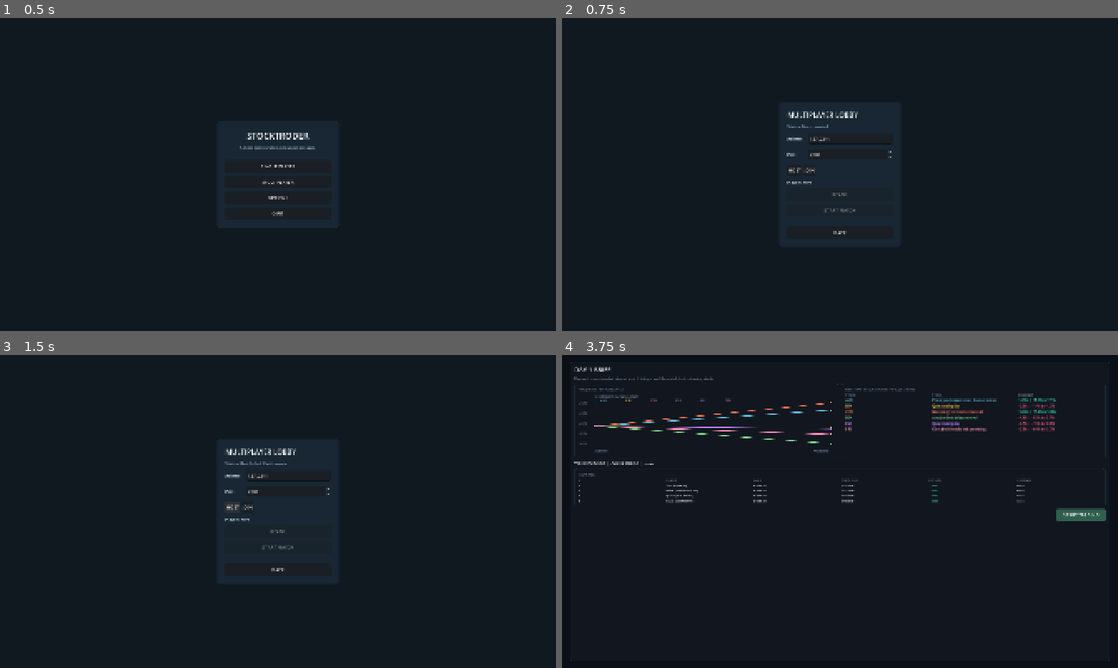
Above: before the commit, frames 1-4 (two rows, left to right).
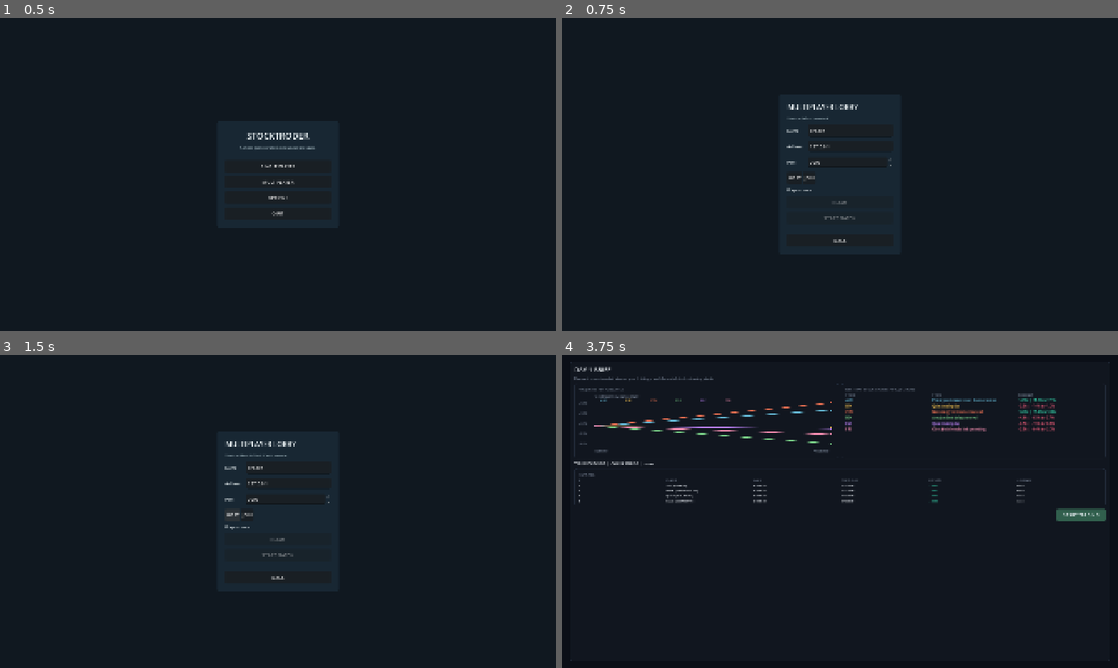
Above: after the commit, the same moments.

Repository: hardcoregandhi/stock-troder
Game: Godot game, scene res://scenes/main.tscn
Two runs of this game, one before a commit and one after it. Both use one fixed random seed, a clock stepped at 60 frames per second and the inputs below.
Inputs:
- Up to frame 1 (0.5 s): no input
- Up to frame 2 (0.75 s): click "MULTIPLAYER" at 0.5 s
- Up to frame 3 (1.5 s): click "HOST" at 1.25 s
- Up to frame 4 (3.75 s): click "JOIN" at 2 s; click "BACK" at 2.75 s; click "SINGLE PLAYER" at 3.5 s

Frame 1 is identical in both runs. In frame 2, 0.9% of the frame differs, in the area x 40-60%, y 27-72%; in frame 3, 0.9%; in frame 4, nothing differs.

Commit message:
Add custom multiplayer player names

Diff:
--- a/scripts/application/network_lobby.gd
+++ b/scripts/application/network_lobby.gd
@@ -3,6 +3,8 @@
 
 const DEFAULT_PORT := 7000
 const MAX_PLAYERS := 4
+const MAX_PLAYER_NAME_LENGTH := 20
+const DEFAULT_PLAYER_NAME := "Trader"
 
 signal status_changed(status: String)
 signal players_changed(players: Array[Dictionary])
@@ -16,6 +18,7 @@
 var is_host := false
 var connection_state := "Disconnected"
 var local_ready := false
+var local_player_name := DEFAULT_PLAYER_NAME
 var players: Dictionary[int, Dictionary] = {}
 var _peer: ENetMultiplayerPeer
 var match_active := false
@@ -28,6 +31,10 @@
 	multiplayer.connected_to_server.connect(_on_connected_to_server)
 	multiplayer.connection_failed.connect(_on_connection_failed)
 	multiplayer.server_disconnected.connect(_on_server_disconnected)
+
+func set_player_name(player_name: String) -> void:
+	var normalized_name := player_name.strip_edges().left(MAX_PLAYER_NAME_LENGTH)
+	local_player_name = DEFAULT_PLAYER_NAME if normalized_name.is_empty() else normalized_name
 
 func host(port: int) -> bool:
 	_disconnect(false)
@@ -42,7 +49,7 @@
 	is_host = true
 	local_ready = true
 	connection_state = "Connected as host"
-	players = {1: {"id": 1, "name": "Host", "ready": true}}
+	players = {1: {"id": 1, "name": local_player_name, "ready": true}}
 	_log_network("host listening port=%d capacity=%d" % [port, MAX_PLAYERS])
 	status_changed.emit(connection_state)
 	players_changed.emit(player_list())
@@ -80,8 +87,8 @@
 		players[1]["ready"] = ready_value
 		_broadcast_players()
 	else:
-		_submit_ready.rpc_id(1, ready_value)
-		players[multiplayer.get_unique_id()] = {"id": multiplayer.get_unique_id(), "name": "Player %d" % multiplayer.get_unique_id(), "ready": ready}
+		_submit_ready.rpc_id(1, ready_value, local_player_name)
+		players[multiplayer.get_unique_id()] = {"id": multiplayer.get_unique_id(), "name": local_player_name, "ready": ready}
 	players_changed.emit(player_list())
 
 func request_start_match() -> void:
@@ -163,15 +170,27 @@
 	for player in players.values():
 		result.append(player.duplicate())
 	result.sort_custom(func(left: Dictionary, right: Dictionary) -> bool: return int(left["id"]) < int(right["id"]))
+	for index in result.size():
+		if str(result[index].get("name", "")).strip_edges().is_empty():
+			result[index]["name"] = "Player %d" % (index + 1)
 	return result
 
+func player_display_name(peer_id: int) -> String:
+	for player in player_list():
+		if int(player["id"]) == peer_id:
+			return str(player["name"])
+	return "Player"
+
 @rpc("any_peer", "reliable")
-func _submit_ready(ready_value: bool) -> void:
+func _submit_ready(ready_value: bool, player_name: String) -> void:
 	if not is_host or not multiplayer.is_server():
 		_log_network("remote readiness rejected: receiver is not host")
 		return
 	var peer_id := multiplayer.get_remote_sender_id()
-	players[peer_id] = {"id": peer_id, "name": "Player %d" % peer_id, "ready": ready_value}
+	var normalized_name := player_name.strip_edges().left(MAX_PLAYER_NAME_LENGTH)
+	if normalized_name.is_empty():
+		normalized_name = player_display_name(peer_id)
+	players[peer_id] = {"id": peer_id, "name": normalized_name, "ready": ready_value}
 	_log_network("player readiness changed player=%d ready=%s" % [peer_id, str(ready_value).to_lower()])
 	_broadcast_players()
 
@@ -207,15 +226,15 @@
 	connection_state = "Connected"
 	_log_network("connected to host player=%d" % multiplayer.get_unique_id())
 	_set_status(connection_state)
-	players[multiplayer.get_unique_id()] = {"id": multiplayer.get_unique_id(), "name": "Player %d" % multiplayer.get_unique_id(), "ready": local_ready}
-	_submit_ready.rpc_id(1, local_ready)
+	players[multiplayer.get_unique_id()] = {"id": multiplayer.get_unique_id(), "name": local_player_name, "ready": local_ready}
+	_submit_ready.rpc_id(1, local_ready, local_player_name)
 	players_changed.emit(player_list())
 
 func _on_peer_connected(peer_id: int) -> void:
 	if not is_host:
 		return
 	_log_network("peer connected player=%d" % peer_id)
-	players[peer_id] = {"id": peer_id, "name": "Player %d" % peer_id, "ready": false}
+	players[peer_id] = {"id": peer_id, "name": "", "ready": false}
 	_broadcast_players()
 
 func _on_peer_disconnected(peer_id: int) -> void:
--- a/scripts/application/trading_session.gd
+++ b/scripts/application/trading_session.gd
@@ -158,7 +158,7 @@
 		return
 	network_player_states.erase(peer_id)
 	network_ready_players.erase(peer_id)
-	network_status_changed.emit("Player %d disconnected. Match continues." % peer_id)
+	network_status_changed.emit("A player disconnected. Match continues.")
 	if game_state == null or not _all_network_players_ready():
 		return
 	if game_state.phase == GameState.Phase.DEBRIEF:
@@ -417,7 +417,7 @@
 		network_trading_ready_total = network_ready_players.size()
 		network_local_trading_ready = bool(network_ready_players.get(network_local_player_id, false))
 		network_readiness_changed.emit(network_trading_ready_count, network_trading_ready_total, network_local_trading_ready)
-		network_rankings = _network_rankings(int(player_id))
+		network_rankings = _network_rankings()
 		var market_snapshot := _network_market_snapshot()
 		market_snapshot["completed_rounds"] = network_completed_rounds.get(player_id, completed_rounds).duplicate(true)
 		market_snapshot["network_local_ready"] = bool(network_ready_players.get(player_id, false))
@@ -486,7 +486,7 @@
 		continue_to_next_day()
 	else:
 		_publish_network_state()
-		network_lobby.send_match_event({"type": "status", "message": "Player %d is ready. Waiting for the rest." % player_id})
+		network_lobby.send_match_event({"type": "status", "message": "%s is ready. Waiting for the rest." % network_player_display_name(player_id)})
 
 func _mark_network_player_ready_for_trading(player_id: int) -> void:
 	if game_state == null or game_state.phase != GameState.Phase.BRIEF:
@@ -496,7 +496,7 @@
 		start_trading_round()
 	else:
 		_publish_network_state()
-		network_lobby.send_match_event({"type": "status", "message": "Player %d is ready to trade. Waiting for the rest." % player_id})
+		network_lobby.send_match_event({"type": "status", "message": "%s is ready to trade. Waiting for the rest." % network_player_display_name(player_id)})
 
 func _network_ready_count() -> int:
 	var ready_count := 0
@@ -653,18 +653,16 @@
 		"cost_pence": 0,
 	}
 
-func _network_rankings(viewer_player_id: int = -1) -> Array[Dictionary]:
+func _network_rankings() -> Array[Dictionary]:
 	var rankings: Array[Dictionary] = []
 	var states: Dictionary = network_player_states if network_mode and network_is_host else {network_local_player_id: game_state}
-	var ranking_viewer_id := network_local_player_id if viewer_player_id < 0 else viewer_player_id
 	if not network_mode:
 		for player_id in computer_player_states:
 			states[player_id] = computer_player_states[player_id]
 	for player_id in states:
 		var player_state: GameState = states[player_id]
 		var is_local_player := int(player_id) == network_local_player_id
-		var is_viewer := int(player_id) == ranking_viewer_id
-		var display_name := "You" if is_viewer else "PLAYER %d" % int(player_id) if network_mode else _computer_name(int(player_id))
+		var display_name := network_player_display_name(int(player_id)) if network_mode else "You" if is_local_player else _computer_name(int(player_id))
 		var risk_profile := "HUMAN" if network_mode or is_local_player else _computer_profile(int(player_id))
 		rankings.append({
 			"player_id": int(player_id),
@@ -677,6 +675,14 @@
 		})
 	rankings.sort_custom(func(left: Dictionary, right: Dictionary) -> bool: return int(left["return_pence"]) > int(right["return_pence"]))
 	return rankings
+
+func network_player_display_name(player_id: int) -> String:
+	if network_lobby != null:
+		return network_lobby.player_display_name(player_id)
+	var player_ids: Array = network_player_states.keys()
+	player_ids.sort()
+	var player_number := player_ids.find(player_id) + 1
+	return "Player %d" % player_number if player_number > 0 else "Player"
 
 func _computer_name(player_id: int) -> String:
 	for player in computer_players:
--- a/scripts/presentation/main_menu.gd
+++ b/scripts/presentation/main_menu.gd
@@ -10,6 +10,7 @@
 
 var content: VBoxContainer
 var network_lobby
+var player_name_input: LineEdit
 var address_input: LineEdit
 var port_input: SpinBox
 var lobby_status: Label
@@ -66,6 +67,22 @@
 	content.add_child(_label("MULTIPLAYER LOBBY", 24, TEXT))
 	lobby_status = _label("Disconnected", 14, MUTED)
 	content.add_child(lobby_status)
+	var name_row := HBoxContainer.new()
+	name_row.custom_minimum_size.y = 42
+	name_row.size_flags_vertical = Control.SIZE_SHRINK_CENTER
+	var name_label := _label("Name", 13, TEXT)
+	name_label.custom_minimum_size.x = 70
+	name_label.vertical_alignment = VERTICAL_ALIGNMENT_CENTER
+	name_row.add_child(name_label)
+	player_name_input = LineEdit.new()
+	player_name_input.text = network_lobby.local_player_name
+	player_name_input.placeholder_text = "Your name"
+	player_name_input.max_length = 20
+	player_name_input.size_flags_horizontal = Control.SIZE_EXPAND_FILL
+	player_name_input.custom_minimum_size.y = 36
+	player_name_input.text_changed.connect(network_lobby.set_player_name)
+	name_row.add_child(player_name_input)
+	content.add_child(name_row)
 	var address_row := HBoxContainer.new()
 	address_row.custom_minimum_size.y = 42
 	address_row.size_flags_vertical = Control.SIZE_SHRINK_CENTER
@@ -117,10 +134,12 @@
 
 func _on_host() -> void:
 	_log_menu("action=host_requested")
+	network_lobby.set_player_name(player_name_input.text)
 	network_lobby.host(int(port_input.value))
 
 func _on_join() -> void:
 	_log_menu("action=join_requested")
+	network_lobby.set_player_name(player_name_input.text)
 	network_lobby.join(address_input.text, int(port_input.value))
 
 func _on_ready_pressed() -> void:
@@ -146,6 +165,8 @@
 		return
 	lobby_status.text = "Status: %s" % status
 	var connected: bool = network_lobby.is_lobby_connected()
+	if player_name_input != null:
+		player_name_input.editable = not connected
 	ready_button.disabled = not connected
 	ready_button.text = "READY" if not network_lobby.local_ready else "READY (ON)"
 	start_match_button.disabled = not network_lobby.is_host or not connected
--- a/scripts/presentation/trading_dashboard.gd
+++ b/scripts/presentation/trading_dashboard.gd
@@ -501,7 +501,7 @@
 	news_history.append({
 		"day": session.game_state.current_day,
 		"symbol": symbol,
-		"text": "PLAYER %d: %s" % [player_id, text],
+		"text": "%s: %s" % [session.network_player_display_name(player_id), text],
 		"resolved": false,
 		"change": 0.0,
 		"source": "NETWORK %s" % action,
@@ -1329,7 +1329,7 @@
 	content.add_child(_label("RUN COMPLETE", 24, TEXT))
 	var winner_id := int(summary.get("victory_player_id", 0))
 	if winner_id > 0:
-		content.add_child(_label("MILLIONAIRE VICTORY: PLAYER %d" % winner_id, 15, POSITIVE))
+		content.add_child(_label("MILLIONAIRE VICTORY: %s" % session.network_player_display_name(winner_id), 15, POSITIVE))
 	content.add_child(_label("Starting cash: %s" % _format_pence(int(summary["starting_cash_pence"])), 14, TEXT))
 	content.add_child(_label("Final cash: %s" % _format_pence(int(summary["final_cash_pence"])), 16, TEXT))
 	var profit := int(summary["profit_loss_pence"])
--- a/tests/network_peer.gd
+++ b/tests/network_peer.gd
@@ -4,6 +4,7 @@
 const TRADING_SESSION = preload("res://scripts/application/trading_session.gd")
 
 var role := ""
+var player_name := ""
 var port := 7000
 var run_seed := 42_4242
 var total_days := 3
@@ -39,6 +40,8 @@
 	for argument in OS.get_cmdline_user_args():
 		if argument.begins_with("--role="):
 			role = argument.trim_prefix("--role=")
+		elif argument.begins_with("--name="):
+			player_name = argument.trim_prefix("--name=")
 		elif argument.begins_with("--port="):
 			port = int(argument.trim_prefix("--port="))
 		elif argument.begins_with("--seed="):
@@ -66,6 +69,7 @@
 	lobby.match_started.connect(_on_match_started)
 	lobby.match_state_received.connect(_on_match_state_received)
 	lobby.match_event_received.connect(_on_match_event_received)
+	lobby.set_player_name(player_name if not player_name.is_empty() else "Harness Player")
 	if role == "host":
 		if not lobby.host(port):
 			_finish(false, "Host could not bind port %d." % port)
@@ -169,6 +173,11 @@
 		"stage": _stage(),
 		"pid": OS.get_process_id(),
 	}
+	if lobby != null:
+		var player_names: Array[String] = []
+		for player in lobby.player_list():
+			player_names.append(str(player.get("name", "")))
+		report["player_names"] = player_names
 	if session != null and session.game_state != null:
 		report["phase"] = GameState.Phase.keys()[session.game_state.phase]
 		report["day"] = session.game_state.current_day
--- a/tests/test_network_match.gd
+++ b/tests/test_network_match.gd
@@ -3,6 +3,7 @@
 
 const TRADING_SESSION = preload("res://scripts/application/trading_session.gd")
 const GAME_STATE = preload("res://scripts/simulation/game_state.gd")
+const NETWORK_LOBBY = preload("res://scripts/application/network_lobby.gd")
 
 func suite_name() -> String:
 	return "network_match"
@@ -194,17 +195,32 @@
 	remote_state.phase = GAME_STATE.Phase.COMPLETE
 	remote_state.cash_pence = 120_000
 	session.network_player_states = {1: session.game_state, 2: remote_state}
+	var lobby := NETWORK_LOBBY.new()
+	track(lobby)
+	lobby.players = {
+		1: {"id": 1, "name": "Morgan", "ready": true},
+		2: {"id": 2, "name": "Riley", "ready": true},
+	}
+	session.network_lobby = lobby
 	var rankings := session._network_rankings()
 	assert_eq(rankings.size(), 2)
 	assert_eq(rankings[0]["player_id"], 2)
 	assert_eq(rankings[0]["cash_pence"], 120_000)
 	assert_eq(rankings[0]["return_pence"], 20_000)
-	assert_eq(rankings[0]["display_name"], "PLAYER 2")
+	assert_eq(rankings[0]["display_name"], "Riley")
 	assert_eq(rankings[0]["risk_profile"], "HUMAN")
-	assert_eq(rankings[1]["display_name"], "You")
-	var client_rankings := session._network_rankings(2)
-	assert_eq(client_rankings[0]["display_name"], "You")
-	assert_eq(client_rankings[1]["display_name"], "PLAYER 1")
+	assert_eq(rankings[1]["display_name"], "Morgan")
+
+func test_lobby_uses_entered_names_and_hides_peer_ids() -> void:
+	var lobby := NETWORK_LOBBY.new()
+	track(lobby)
+	lobby.players = {
+		1: {"id": 1, "name": "Morgan", "ready": true},
+		123_984_756: {"id": 123_984_756, "name": "Riley", "ready": false},
+	}
+	var players := lobby.player_list()
+	assert_eq(players[0]["name"], "Morgan")
+	assert_eq(players[1]["name"], "Riley")
 
 func test_debrief_records_and_rankings_match_each_player_state() -> void:
 	var session: TradingSession = TRADING_SESSION.new()
@@ -216,6 +232,8 @@
 	session.game_state = GAME_STATE.new(42, 2)
 	session.market_simulator = MarketSimulator.new(42)
 	session.trade_service = TradeService.new()
+	session.network_lobby = NETWORK_LOBBY.new()
+	track(session.network_lobby)
 	session.game_state.phase = GAME_STATE.Phase.BRIEF
 	assert_true(session.market_simulator.start_trading(session.game_state))
 	var remote_state: GameState = GAME_STATE.new(42, 2)
Not shown, changed: tests/run-network-harness.ps1
